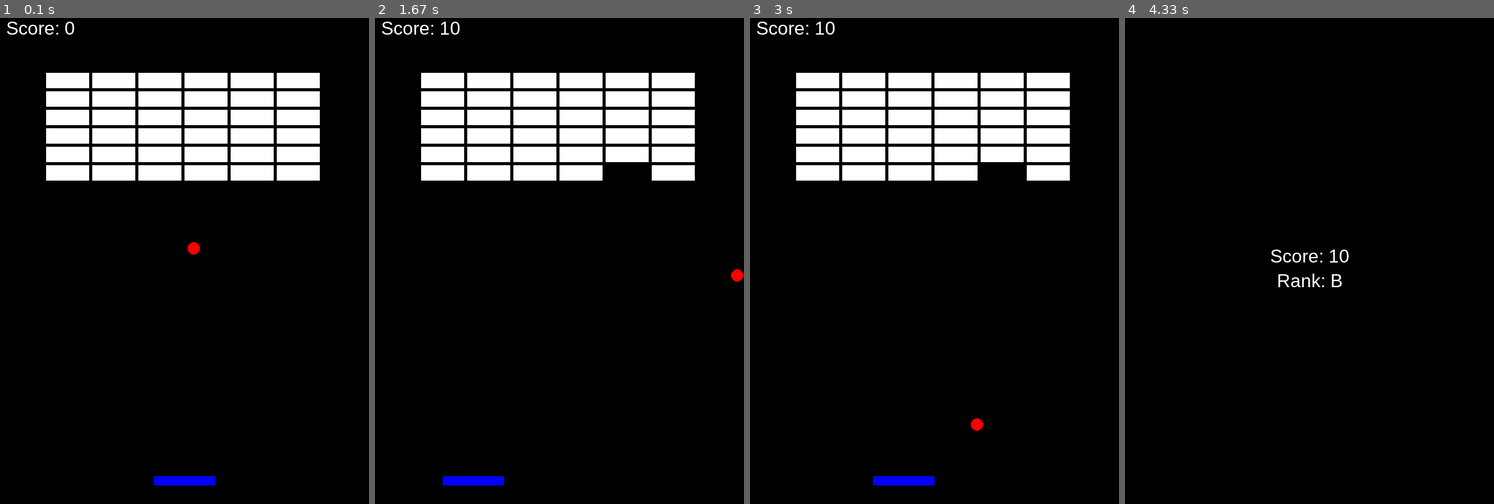
Above: before the commit, frames 1-4 (left to right).
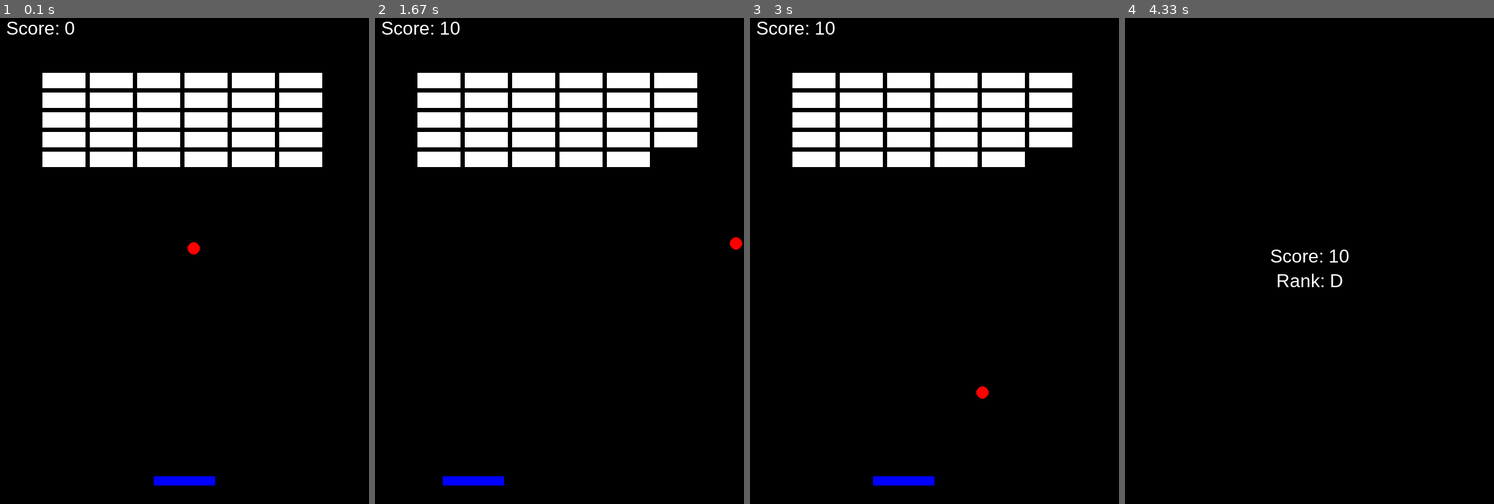
Above: after the commit, the same moments.

Repository: kaytopad/pygameBlock
Game: pygame game, started from BlockBro.py
Two runs of this game, one before a commit and one after it. Both use one fixed random seed, a clock stepped at 60 frames per second and the inputs below.
Inputs:
- Up to frame 1 (0.1 s): no input
- Up to frame 2 (1.67 s): hold Left 0.33-0.87 s; hold Left 0.9-1.3 s; hold Right from 1.33 s (still down)
- Up to frame 3 (3 s): release Right at 1.97 s; hold Left 2-2.47 s; hold Right 2.5-2.97 s
- Up to frame 4 (4.33 s): hold Right 3-3.47 s

The runs differ from the first frame. In frame 1, 5.9% of the frame differs, in the area x 11-88%, y 11-34%; in frame 2, 5.9%, in the area x 11-100%, y 11-55%; in frame 3, 5.9%; in frame 4, 0.2%.

Commit message:
点数修正、ブロックの個数修正、ランク修正

Diff:
--- a/BlockBro.py
+++ b/BlockBro.py
@@ -30,9 +30,9 @@
 # ブロックの設定
 block_width = 70  # ブロックの幅
 block_height = 25  # ブロックの高さ
-block_rows = 6  # 行の数（4行）
-block_cols = 6  # 列の数（7列）
-block_gap = 5  # ブロック間の隙間
+block_rows = 5  # 行の数（5行）
+block_cols = 6  # 列の数（6列）
+block_gap = 7  # ブロック間の隙間
 block_y_offset = 100  # スコアの上に隙間を作る
 
 # 中央揃えのブロック座標計算
@@ -48,11 +48,11 @@
     """リザルト画面を表示する関数"""
     screen.fill(BLACK)  # 背景を黒で塗りつぶし
     rank = ""
-    if score >= 20:
+    if score >= 280:
         rank = "A"
-    elif score >= 10:
+    elif score >= 120:
         rank = "B"
-    elif score >= 5:
+    elif score >= 100:
         rank = "C"
     else:
         rank = "D"
